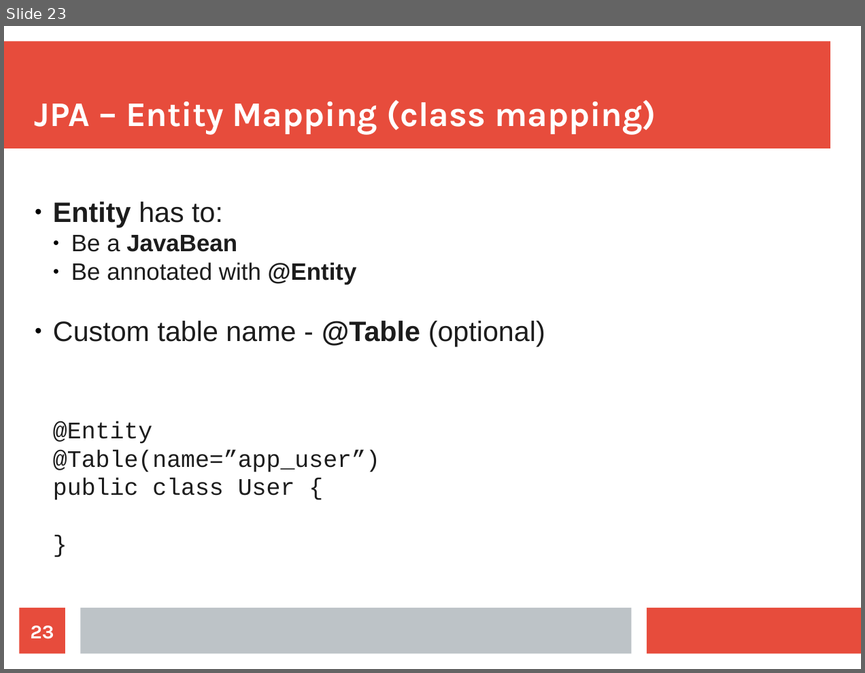
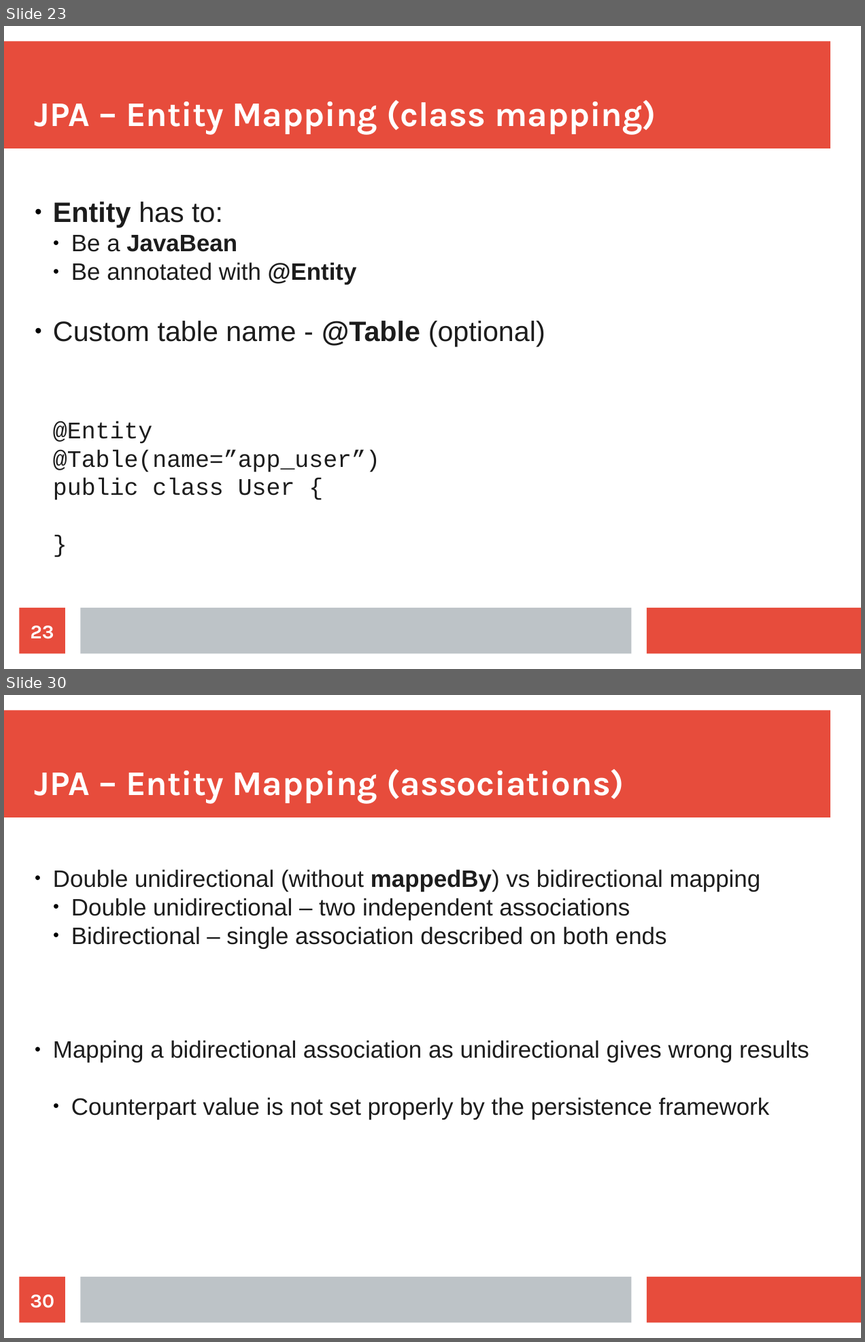
Before and after one commit to maxotta/pia-labs, a slide deck: lectures/persistence.odp. Shown one above the other, each under a label of ours: slide 23 before the commit, slides 23 and 30 after it; the slides between them are not shown. The pictures are 865x673 and 865x1342 pixels, drawn with LibreOffice and Linux fonts; fonts in the diff are those of the drawing. Boxes give left, top, right and bottom in pixels: in the first picture for what was removed or moved away, otherwise in the second. Text is boxed around its words. In the diff, an @@ line names an element or a change of style, - is before the commit and + after.

```diff
--- a/lectures/persistence.odp
+++ b/lectures/persistence.odp
@@ slide 30 added at [4, 695, 861, 1338], background #FFFFFF; not listed: 3 template elements that a slide beside it also shows @@
@@ title added at [35, 769, 624, 803], 32 pt, text #FFFFFF, bold @@
+JPA – Entity Mapping (associations)
@@ subtitle added at [53, 869, 809, 1119], 22 pt, text #1C1C1C @@
+● Double unidirectional (without mappedBy) vs bidirectional mapping
+  ● Double unidirectional – two independent associations
+  ● Bidirectional – single association described on both ends
+● Mapping a bidirectional association as unidirectional gives wrong results
+  ● Counterpart value is not set properly by the persistence framework
@@ page number added at [20, 1276, 65, 1323], fill #E74C3C, 18 pt, text #FFFFFF, bold @@
+30
```
Also in this commit, not shown: 2 slides changed, 11 other slides added.
